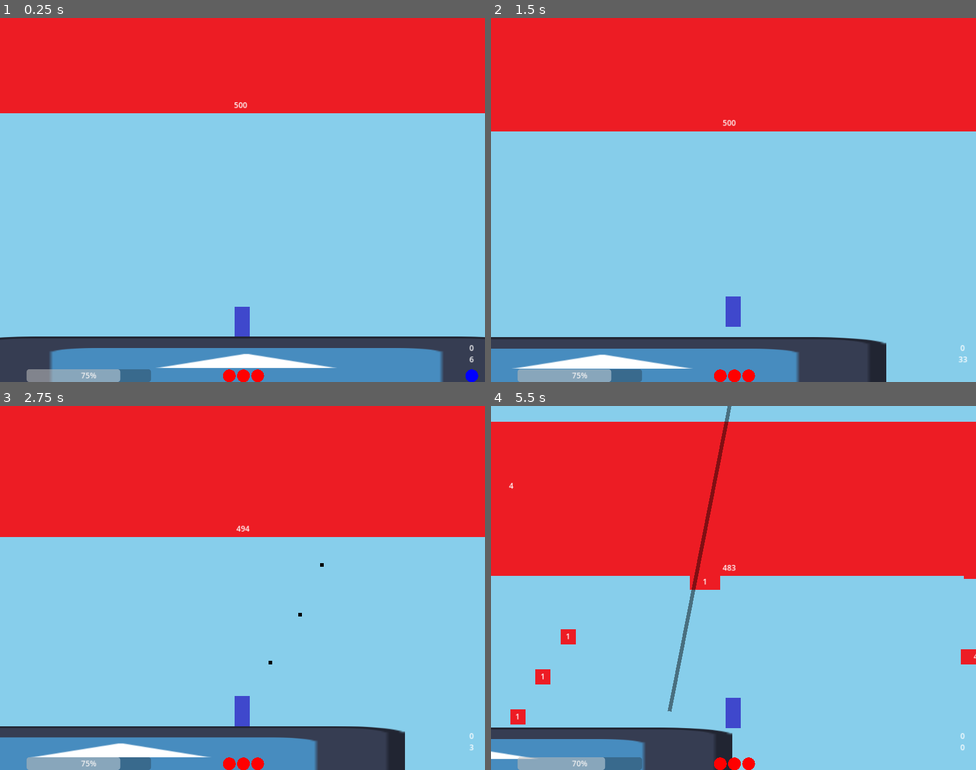
Above: before the commit, frames 1-4 (two rows, left to right).
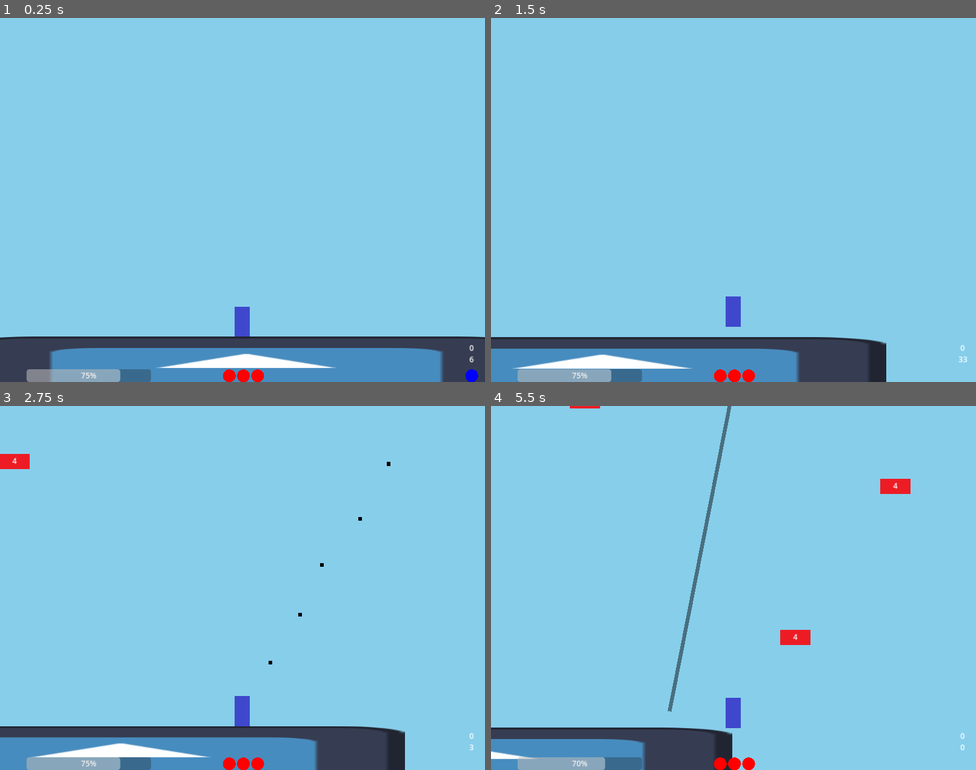
Above: after the commit, the same moments.

Repository: notMSB/bunk
Game: Godot game, scene res://scenes/game.tscn
Two runs of this game, one before a commit and one after it. Both use one fixed random seed, a clock stepped at 60 frames per second and the inputs below. The engine's default icon, where the game draws it, is replaced by a stand-in: a white triangle on a blue panel in a dark square.
Inputs (mouse positions are in pixels of both pictures, inside the frame that each line leads up to):
- Up to frame 1 (0.25 s): no input
- Up to frame 2 (1.5 s): move the mouse to (840, 181) at 0.52 s; hold Right (ui_right) from 0.53 s (still down); tap Shift (item) at 0.6 s; tap Space (jump) at 0.77 s; move the mouse to (636, 218) at 1.27 s; tap Ctrl (misc) at 1.35 s
- Up to frame 3 (2.75 s): tap Space (jump) at 1.52 s; move the mouse to (291, 507) at 2.02 s; release Right (ui_right) at 2.03 s; press the mouse at (291, 507) at 2.03 s; hold Left (ui_left) from 2.03 s (still down)
- Up to frame 4 (5.5 s): move the mouse to (709, 660) at 2.77 s; release Left (ui_left) at 2.78 s; release the mouse at (709, 660) at 2.78 s; hold Right (ui_right) 2.78-4.28 s; tap Mouse wheel down (swap_down) at 2.85 s; tap Space (jump) at 3.02, 3.77, 4.52 s; move the mouse to (879, 642) at 3.52 s; tap Shift (item) at 3.6 s; move the mouse to (588, 533) at 4.27 s; hold Left (ui_left) 4.28-5.03 s; tap Ctrl (misc) at 4.35 s; move the mouse to (757, 588) at 5.02 s; press the mouse at (757, 588) at 5.03 s; hold Right (ui_right) from 5.03 s (still down)

The runs differ from the first frame. In frame 1, 26% of the frame differs, in the area x 0-100%, y 0-27%; in frame 2, 31%; in frame 3, 36%; in frame 4, 43%, in the area x 0-100%, y 0-88%.

Commit message:
boss prototype

Diff:
--- a/scenes/boss.tscn
+++ b/scenes/boss.tscn
@@ -7,7 +7,7 @@
 size = Vector2(1092, 337)
 
 [sub_resource type="RectangleShape2D" id="RectangleShape2D_b1x6j"]
-size = Vector2(64, 4)
+size = Vector2(1083, 4)
 
 [sub_resource type="RectangleShape2D" id="RectangleShape2D_vj3ap"]
 size = Vector2(1087, 336)
@@ -18,7 +18,7 @@
 motion_mode = 1
 wall_min_slide_angle = 0.0
 script = ExtResource("1_tmlrh")
-health = 500
+health = 250
 
 [node name="Sprites" type="Node2D" parent="."]
 
@@ -32,12 +32,10 @@
 shape = SubResource("RectangleShape2D_v371p")
 
 [node name="PlatformBody" type="StaticBody2D" parent="."]
-visible = false
 collision_layer = 16
 
 [node name="PlatformShape" type="CollisionShape2D" parent="PlatformBody"]
-visible = false
-position = Vector2(0, -14)
+position = Vector2(509.5, -14)
 shape = SubResource("RectangleShape2D_b1x6j")
 disabled = true
 one_way_collision = true
@@ -55,6 +53,7 @@
 [node name="UI" type="Node2D" parent="."]
 
 [node name="HPText" type="Label" parent="UI"]
+visible = false
 offset_left = 480.0
 offset_top = 281.0
 offset_right = 540.0
--- a/scenes/game.tscn
+++ b/scenes/game.tscn
@@ -79,6 +79,23 @@
 offset_bottom = 648.0
 value = 75.0
 
+[node name="BossBar" type="ProgressBar" parent="UI"]
+visible = false
+offset_left = 3.0
+offset_top = -109.0
+offset_right = 1018.0
+offset_bottom = -82.0
+value = 75.0
+show_percentage = false
+
+[node name="Text" type="Label" parent="UI/BossBar"]
+layout_mode = 0
+offset_right = 1014.0
+offset_bottom = 27.0
+text = "500"
+horizontal_alignment = 1
+vertical_alignment = 1
+
 [node name="BackgroundLayer" type="CanvasLayer" parent="."]
 layer = -5
 
--- a/scripts/boss.gd
+++ b/scripts/boss.gd
@@ -1,5 +1,7 @@
 extends "res://scripts/enemy.gd"
 
+@onready var bar = get_node("../../UI/BossBar")
+@onready var barText = get_node("../../UI/BossBar/Text")
 var player
 
 const THRESHOLD := 100
@@ -7,7 +9,10 @@
 
 func _ready():
 	nextCheck = health - THRESHOLD
-	$UI/HPText.text = str(health)
+	bar.max_value = health
+	bar.value = health
+	barText.text = str(health)
+	bar.visible = true
 
 func _physics_process(_delta):
 	recalibrate()
@@ -19,6 +24,16 @@
 func setup(_cam, p):
 	player = p
 	recalibrate()
+	position.y -= 300
+
+func take_damage(amount):
+	health -= amount
+	if health <= 0:
+		change()
+		bar.visible = false
+		get_node("../../UI").unpause(player.position.y)
+	bar.value = health
+	barText.text = str(health)
 
 func recalibrate():
 	global_position.x = player.global_position.x - $EnemyShape.shape.size.x*.5 + player.get_node("CollisionShape2D").shape.size.x
--- a/scripts/player.gd
+++ b/scripts/player.gd
@@ -1,8 +1,6 @@
 extends CharacterBody2D
 
 @onready var UI := get_node("../UI")
-
-var scoreModifier := 600
 
 const SPEED := 300.0
 const JUMP_VELOCITY := -675.0
@@ -51,7 +49,7 @@
 	Global.shame = Global.easy
 
 func _physics_process(delta):
-	UI.set_height(scoreModifier, position.y)
+	UI.set_height(position.y)
 	weaponCooldown = max(weaponCooldown - delta, 0)
 	if position.y > $Camera2D.get_screen_center_position().y - $Camera2D.offset.y + BOTTOM_MOD: die()
 	if !is_on_floor():
--- a/scripts/spawner.gd
+++ b/scripts/spawner.gd
@@ -34,6 +34,8 @@
 
 func _ready():
 	enemyScenes = [Swarmer, Clam, Shrimp, Enemy]
+
+func spawn_boss():
 	spawn(CAMERA.get_screen_center_position(), true, true)
 
 func _process(delta):
--- a/scripts/ui_controller.gd
+++ b/scripts/ui_controller.gd
@@ -1,6 +1,12 @@
 extends CanvasLayer
 
 @onready var Background := get_node("../BackgroundLayer/Background")
+
+var modifier := 600
+
+const PAUSE_INCREMENT := 1500
+var pauseVal := PAUSE_INCREMENT
+var paused := false
 
 func _ready():
 	$Height/High.text = str(Global.score)
@@ -9,9 +15,22 @@
 func _process(_delta):
 	change_background()
 
-func set_height(modifier, value):
-	var heightVal : float = abs(modifier - min(modifier, value))
-	$Height/Current.text = str(floor(heightVal))
+func pause():
+	paused = true
+	$Height/Current.text = str(floor(pauseVal))
+	get_node("../Spawner").spawn_boss()
+
+func unpause(value): #player height on boss kill
+	paused = false
+	modifier = abs(value + pauseVal)
+	pauseVal += PAUSE_INCREMENT
+
+func set_height(value):
+	if !paused:
+		var heightVal : float = abs(modifier - min(modifier, value))
+		if heightVal < pauseVal:
+			$Height/Current.text = str(floor(heightVal))
+		else: pause()
 
 func get_height() -> int:
 	return int($Height/Current.text)
